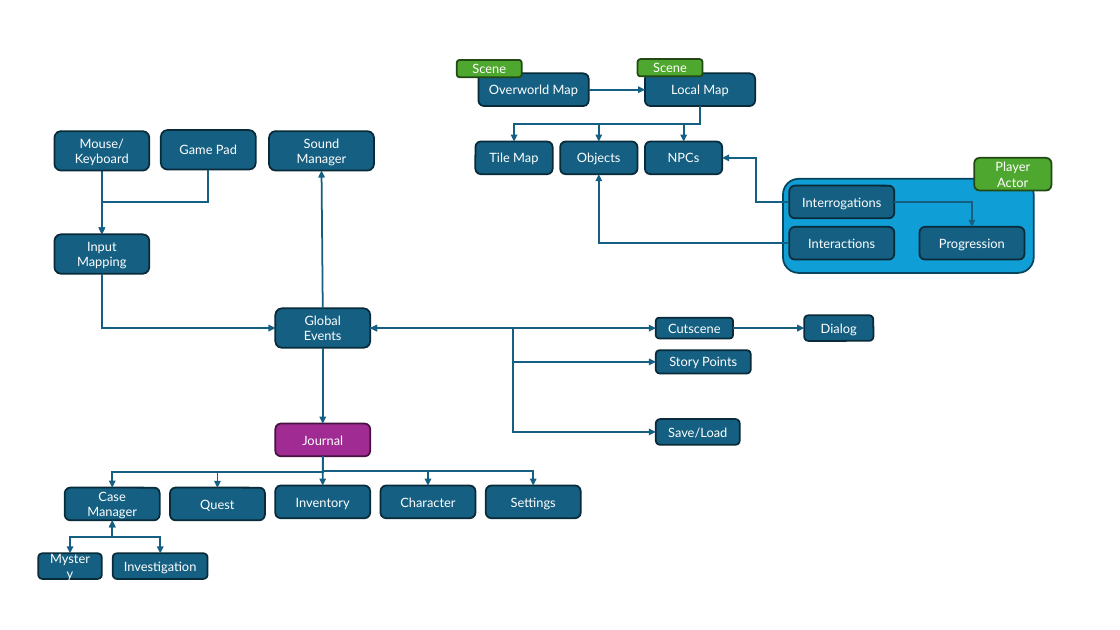
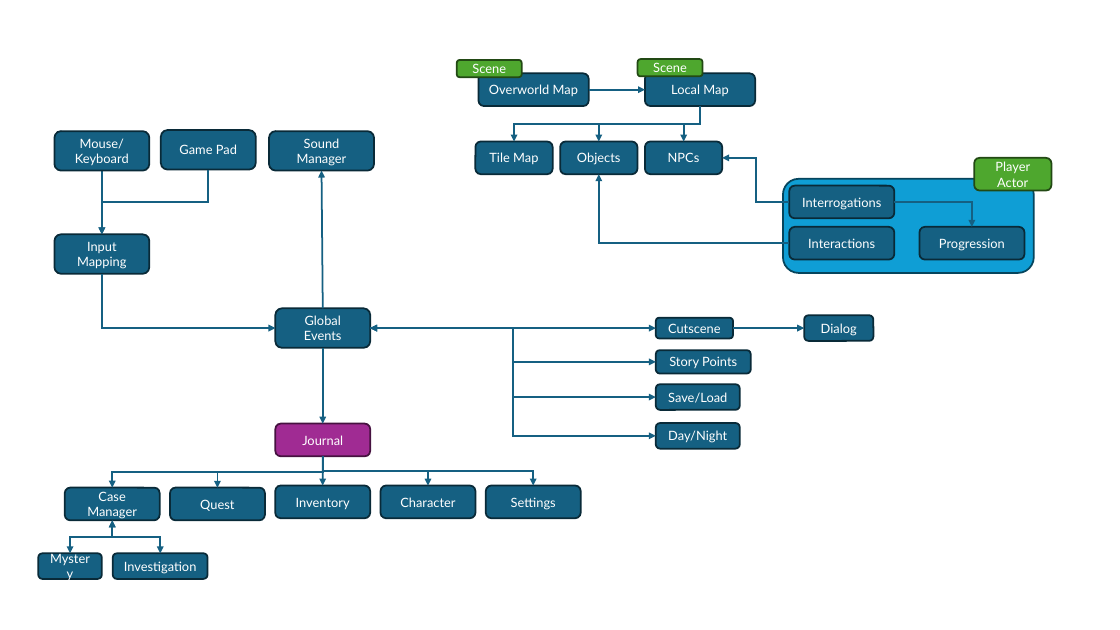
Before and after one commit to jyoung4242/PixelNoir, a slide deck: slide 1 of architecture.pptx. Drawn at 1120x630 pixels with LibreOffice and Linux fonts; fonts in the diff are those of the drawing. Boxes give left, top, right and bottom in pixels: in the first picture for what was removed or moved away, otherwise in the second. Text is boxed around its words. In the diff, an @@ line names an element or a change of style, - is before the commit and + after.

```diff
--- a/architecture.pptx
+++ b/architecture.pptx
@@ elbow double arrow moved from (371, 329) - (656, 432) to (371, 329) - (656, 397) @@
@@ elbow double arrow added from (371, 329) to (656, 436), #156082 1.5 pt @@
@@ rounded rectangle "Save/Load": place and size @@
-rounded rectangle "Save/Load" at [656,419,740,445]
+rounded rectangle "Save/Load" at [656,384,740,410]
@@ rounded rectangle added at [656,423,740,450], fill #156082, outline #092A39 1.5 pt, 11 pt, text #FFFFFF @@
+Day/Night
```
Also in this commit, not shown: 1 other file.
